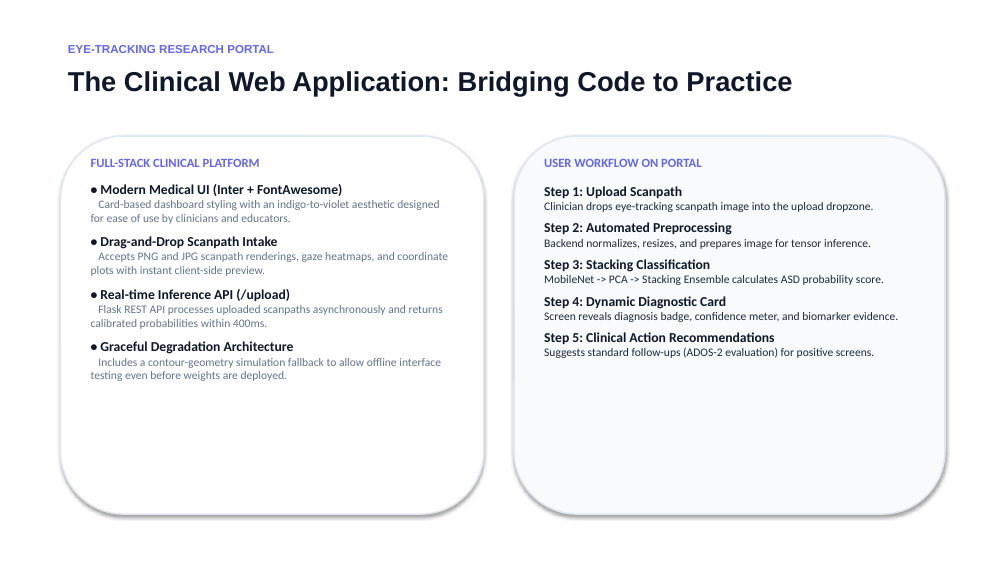
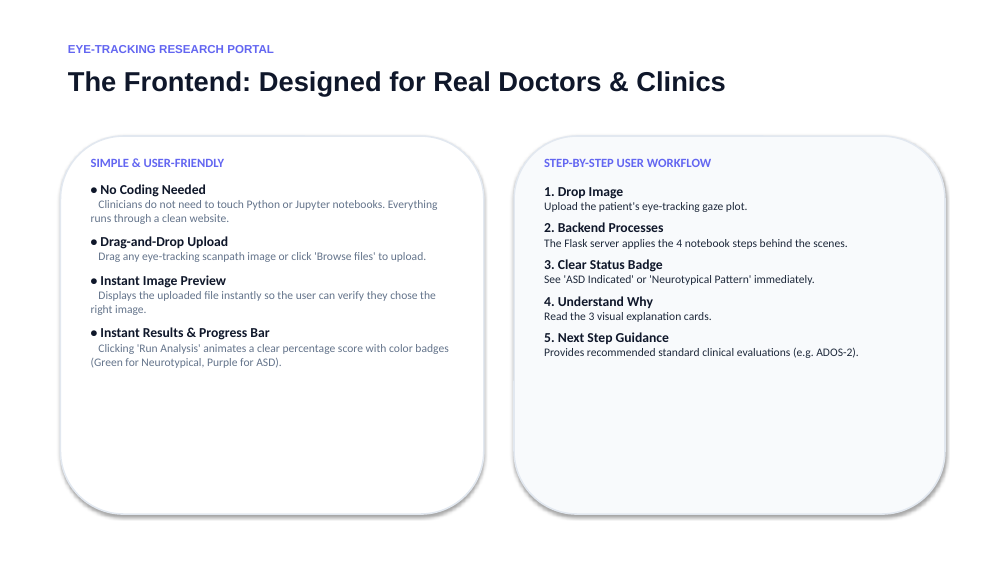
Before and after one commit to nandini-rathod/asd-eye-tracking, a slide deck: slide 5 of ASD_EyeTracking_Presentation.pptx. Drawn at 1008x567 pixels with LibreOffice and Linux fonts; fonts in the diff are those of the drawing. Boxes give left, top, right and bottom in pixels: in the first picture for what was removed or moved away, otherwise in the second. Text is boxed around its words. In the diff, an @@ line names an element or a change of style, - is before the commit and + after.

Commit message:
Update presentation: remove ADHD slide, simplify biomarkers, add handbook guide

```diff
--- a/ASD_EyeTracking_Presentation.pptx
+++ b/ASD_EyeTracking_Presentation.pptx
@@ text at (x1=68, y1=71, x2=725, y2=96): text changed @@
-The Clinical Web Application: Bridging Code to Practice
+The Frontend: Designed for Real Doctors & Clinics
@@ text at (x1=91, y1=159, x2=448, y2=368): text changed @@
-FULL-STACK CLINICAL PLATFORM
-• Modern Medical UI (Inter + FontAwesome)
-Card-based dashboard styling with an indigo-to-violet aesthetic designed for ease of use by clinicians and educators.
-• Drag-and-Drop Scanpath Intake
-Accepts PNG and JPG scanpath renderings, gaze heatmaps, and coordinate plots with instant client-side preview.
-• Real-time Inference API (/upload)
-Flask REST API processes uploaded scanpaths asynchronously and returns calibrated probabilities within 400ms.
-• Graceful Degradation Architecture
-Includes a contour-geometry simulation fallback to allow offline interface testing even before weights are deployed.
+SIMPLE & USER-FRIENDLY
+• No Coding Needed
+Clinicians do not need to touch Python or Jupyter notebooks. Everything runs through a clean website.
+• Drag-and-Drop Upload
+Drag any eye-tracking scanpath image or click 'Browse files' to upload.
+• Instant Image Preview
+Displays the uploaded file instantly so the user can verify they chose the right image.
+• Instant Results & Progress Bar
+Clicking 'Run Analysis' animates a clear percentage score with color badges (Green for Neurotypical, Purple for ASD).
@@ text at (x1=544, y1=159, x2=859, y2=358): text changed @@
-USER WORKFLOW ON PORTAL
-Step 1: Upload Scanpath
-Clinician drops eye-tracking scanpath image into the upload dropzone.
-Step 2: Automated Preprocessing
-Backend normalizes, resizes, and prepares image for tensor inference.
-Step 3: Stacking Classification
-MobileNet -> PCA -> Stacking Ensemble calculates ASD probability score.
-Step 4: Dynamic Diagnostic Card
-Screen reveals diagnosis badge, confidence meter, and biomarker evidence.
-Step 5: Clinical Action Recommendations
-Suggests standard follow-ups (ADOS-2 evaluation) for positive screens.
+STEP-BY-STEP USER WORKFLOW
+1. Drop Image
+Upload the patient's eye-tracking gaze plot.
+2. Backend Processes
+The Flask server applies the 4 notebook steps behind the scenes.
+3. Clear Status Badge
+See 'ASD Indicated' or 'Neurotypical Pattern' immediately.
+4. Understand Why
+Read the 3 visual explanation cards.
+5. Next Step Guidance
+Provides recommended standard clinical evaluations (e.g. ADOS-2).
```
Also in this commit, not shown: 5 other slides changed, 2 slides added, 3 slides removed, 2 other files.
